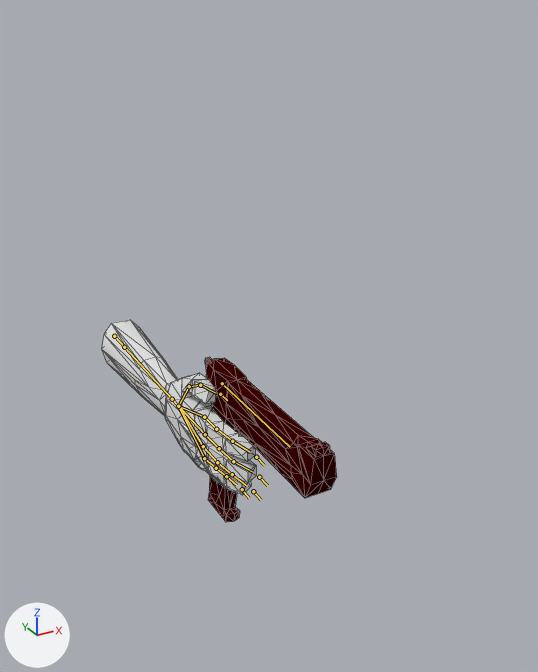
What one commit did to the Blender file Models/Raw/player_hand.blend.
One viewpoint serves both versions: a 50 mm camera at (-0.85, -2.47, 1.38) aimed at (0.21, -0.54, 0.42). Arrows for +X, +Y and +Z are at lower left; the lights stay in place. The bones that bend it are drawn over the model as lines. Mesh edges are drawn as thin lines.

The first picture shows 'Gun', 'pCube1'.
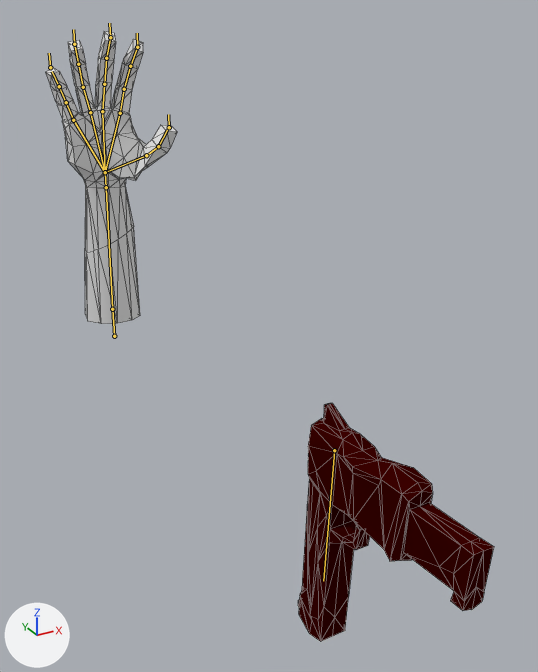
The newer file adds an action. The first version stands in its rest pose; the second is drawn at frame 0 of the action 'HandOutAgainstWall'.

The change in detail:
Bone 'root' (bone_root) turns from (0, 0, 0) to (-90, -3, 98) degrees about its own x, y and z.
Bone 'thumb.meta' (bone_thumb_meta) turns from (0, 0, 0) to (-19, -13, -8) degrees about its own x, y and z.
Bone 'thumb.1' (bone_thumb_1) turns from (0, 0, 0) to (23, -45, -7) degrees about its own x, y and z.
Bone 'thumb.ik' (bone_thumb_ik) moves from (0.0, 0.0, 0.0) to (-0.06, -0.103, 0.066).
Bone 'pinky.ik' (bone_pinky_ik) moves from (0.0, 0.0, 0.0) to (0.024, -0.028, -0.066).
Bone 'ring.ik' (bone_ring_ik) moves from (0.0, 0.0, 0.0) to (0.016, -0.038, -0.022).
Bone 'middle.ik' (bone_middle_ik) moves from (0.0, 0.0, 0.0) to (0.026, -0.046, 0.041).
Bone 'pointer.ik' (bone_pointer_ik) moves from (0.0, 0.0, 0.0) to (0.001, -0.057, 0.075).
Bone 'gun' (bone_gun) moves from (0.0, 0.0, 0.0) to (0.0, 0.702, -0.116).
Bone 'gun' (bone_gun) turns from (0, 0, 0) to (86, 0, -180) degrees about its own x, y and z.

Pixel boxes (x1, y1, x2, y2) of what changed, in the pictures (538 x 672 px):
'Gun', posed (48% wider, 45% taller): before (205, 357, 337, 522); after (298, 403, 494, 642)
'pCube1', posed (15% narrower, 67% taller): before (101, 320, 256, 495); after (45, 31, 177, 324)
bone 'root', root to tip: before (114, 336) to (124, 347); after (114, 336) to (112, 309)
bone 'thumb.meta', root to tip: before (178, 406) to (189, 386); after (105, 172) to (146, 155)
bone 'thumb.1', root to tip: before (189, 386) to (200, 385); after (146, 155) to (158, 146)
bone 'thumb.ik', root to tip: before (220, 394) to (227, 400); after (169, 127) to (168, 114)
bone 'pinky.ik', root to tip: before (242, 489) to (249, 498); after (50, 67) to (49, 53)
bone 'ring.ik', root to tip: before (253, 491) to (261, 500); after (74, 44) to (73, 29)
bone 'middle.ik', root to tip: before (259, 477) to (267, 485); after (110, 37) to (109, 23)
bone 'pointer.ik', root to tip: before (256, 457) to (264, 465); after (137, 47) to (137, 33)
bone 'gun', root to tip: before (222, 383) to (290, 447); after (334, 450) to (323, 581)
